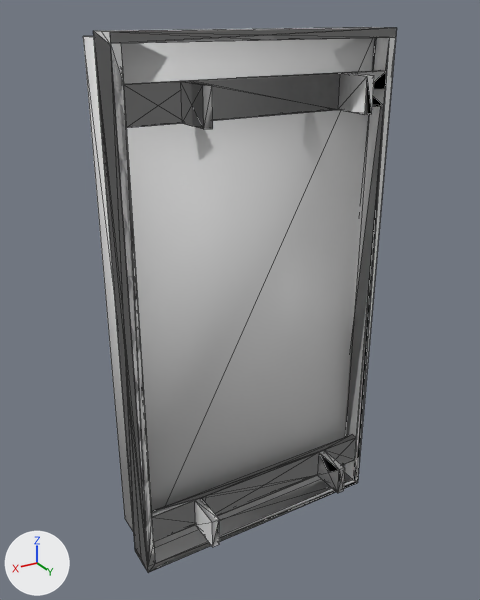
What one commit did to the OBJ model datasets/ModelNet9/bed/train/bed_0023.obj.
The view is the same before and after, from a camera (50 mm lens) standing at (0.63, 1.041, 0.522) and looking at (0.005, -0.002, 0.001). Arrows for +X, +Y and +Z are at lower left; the lights stay in place. Mesh edges are drawn as thin lines. Where no turn or scale is listed for an object, it has been applied to the vertices. Vertices at the same position are counted once.

The first picture shows 'bed_0023'.
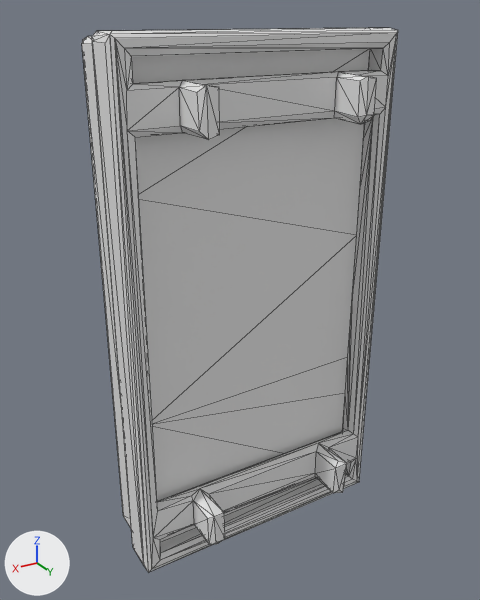
The edits, one by one:
me_bed_0023 is used by ob_bed_0023; location (0.0, 0.0, 0.0).
me_bed_0023 had 194 vertices, 371 faces and spanned x -0.269..0.269, y -0.155..0.155, z -0.5..0.5.
me_bed_0023 now has 248 vertices, 500 faces and spans x -0.274..0.274, y -0.161..0.162, z -0.5..0.5.
me_bed_0023 part 1: the loose piece of 145 vertices spanning x -0.269..0.269, y 0.017..0.155, z -0.5..0.5 is rebuilt with 248 vertices and now spans x -0.274..0.274, y -0.161..0.162, z -0.5..0.5.
me_bed_0023 part 2: the loose piece of 8 vertices spanning x -0.256..0.256, y -0.07..0.043, z -0.485..0.49 is deleted.

What differs and where, as boxes [x1, y1, x2, y2] in the pictures (480 x 600 px):
'bed_0023', reshaped: before [83, 27, 397, 573]; after [82, 28, 398, 573]
part 1 of me_bed_0023, rebuilt: before [93, 27, 397, 573]; after [82, 28, 398, 573]
part 2 of me_bed_0023, deleted: before [83, 36, 374, 548]
